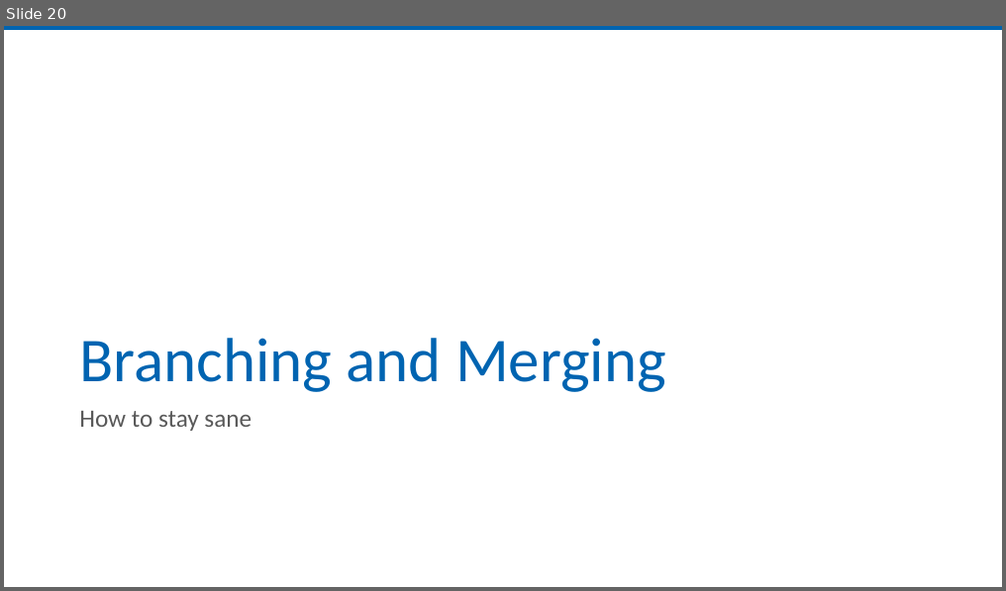
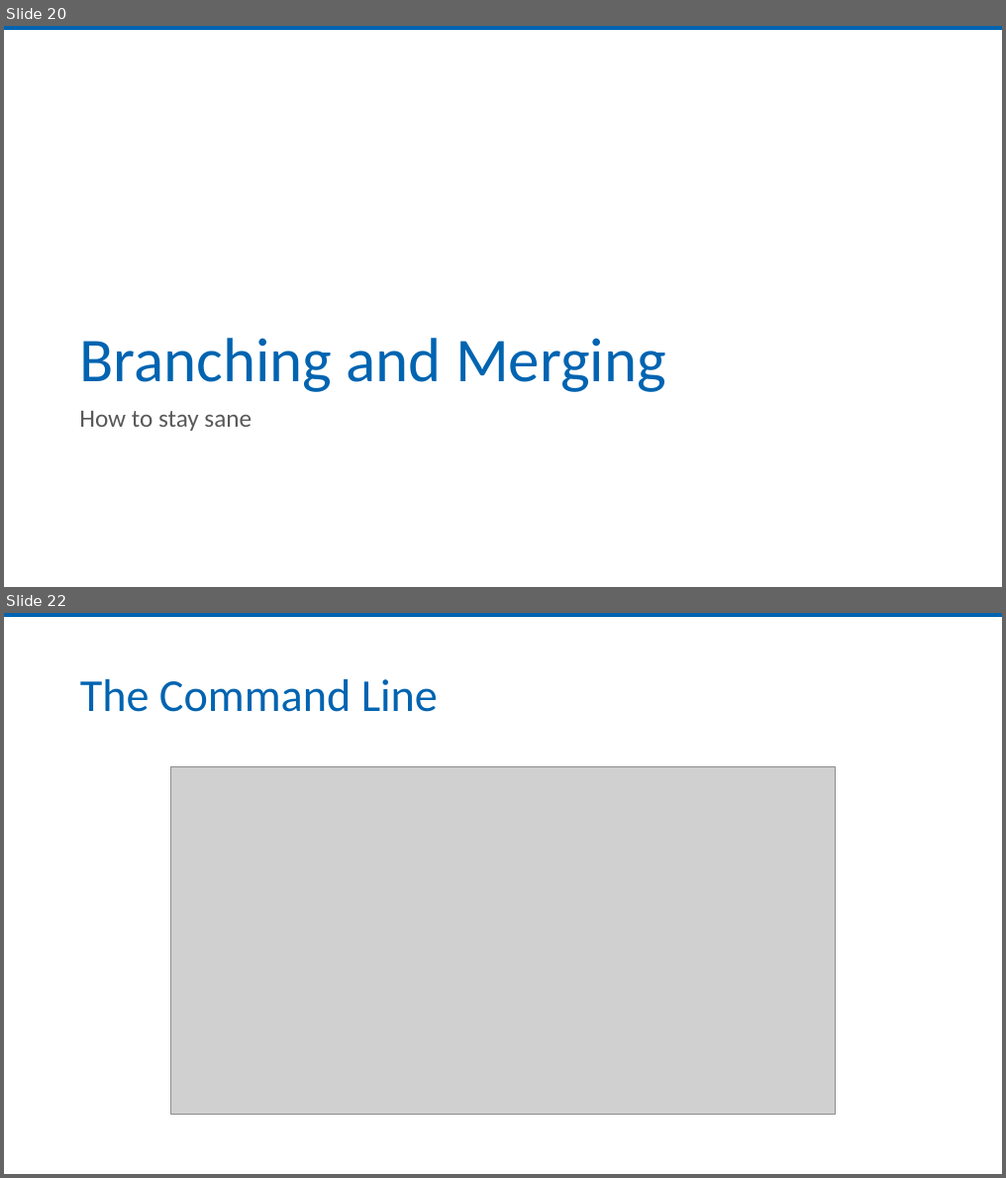
Before and after one commit to jmreynolds/Git-For-Normal-Developers, a slide deck: Slides/Git for the Normal Developer.pptx. Shown one above the other, each under a label of ours: slide 20 before the commit, slides 20 and 22 after it; the slides between them are not shown. The pictures are 1006x591 and 1006x1178 pixels, drawn with LibreOffice and Linux fonts; fonts in the diff are those of the drawing; grey boxes stand for pictures; background and template pictures are left out. Boxes give left, top, right and bottom in pixels: in the first picture for what was removed or moved away, otherwise in the second. Text is boxed around its words. In the diff, an @@ line names an element or a change of style, - is before the commit and + after.

```diff
--- a/Slides/Git for the Normal Developer.pptx
+++ b/Slides/Git for the Normal Developer.pptx
@@ slide 22 added at (x1=4, y1=613, x2=1002, y2=1174), background #FFFFFF; not listed: 1 template element that a slide beside it also shows @@
@@ title added at (x1=80, y1=679, x2=438, y2=712), 44 pt, text #0064B1 @@
+The Command Line
@@ picture added at (x1=170, y1=767, x2=836, y2=1115) @@
```
Also in this commit, not shown: 1 slide changed, 4 other slides added.
